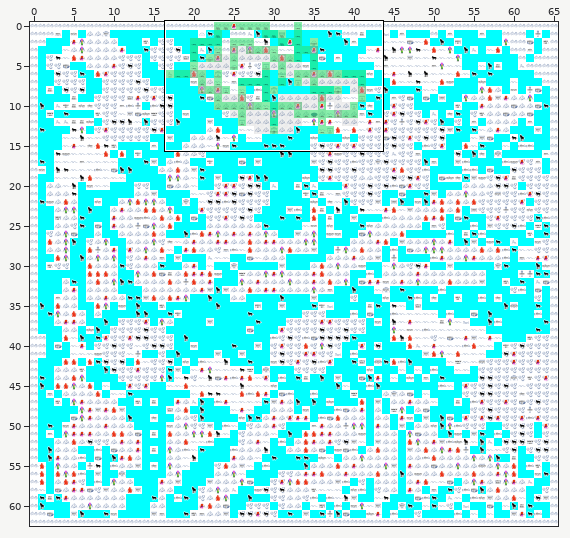
Two versions of a level (Tiled map, all/maps/lom_map_novel.tmx). The first picture is a wide view before the edit; the outline marks the close-up.
Close-up. Earlier state:
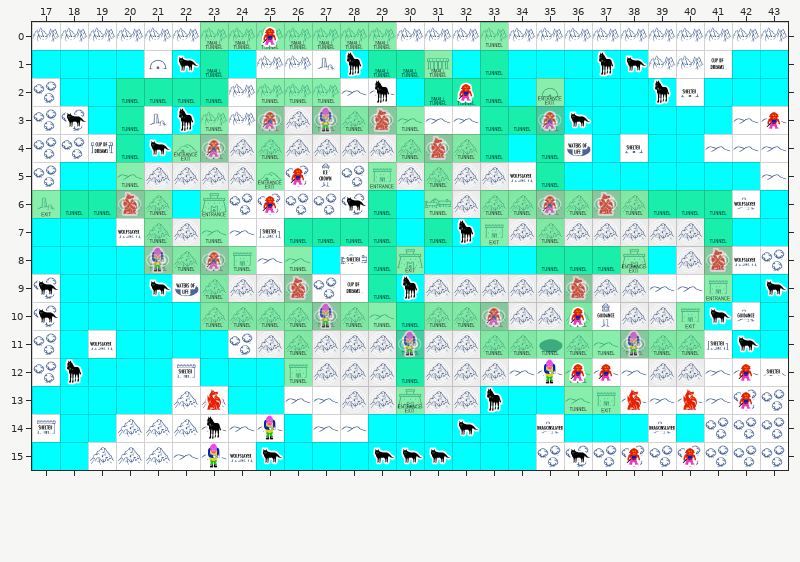
Cells are 64x64 px. Shown: x 17..43, y 0..15.
The same view after the edit:
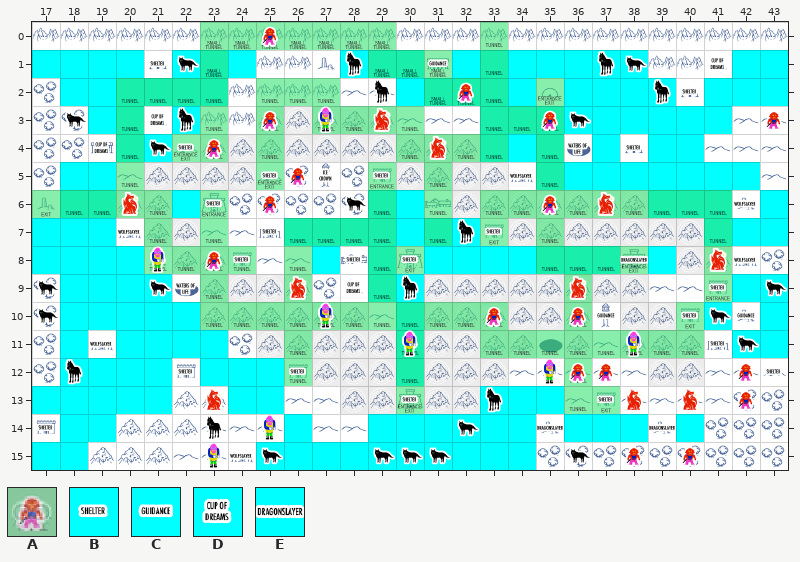
Key: from "flags": A 9; from "things": B 5, C 6, D 10, E 12.
_ is an empty cell.
See-through tiles are keyed as they look on the map.
The exact change:
Layer "Things":
y 1: x 21 _ -> B; x 31 _ -> C
y 3: x 21 _ -> D
y 4: x 22 _ -> B
y 5: x 25 _ -> B; x 29 _ -> B
y 6: x 23 _ -> B
y 7: x 33 _ -> B
y 8: x 24 _ -> B; x 30 _ -> B; x 38 _ -> E
y 9: x 41 _ -> B
y 10: x 40 _ -> B
y 12: x 26 _ -> B
y 13: x 30 _ -> B; x 37 _ -> B
Layer "Creature" (now hidden):
y 3: x 25 A -> _; x 27 A -> _; x 29 A -> _; x 35 A -> _
y 4: x 23 A -> _; x 31 A -> _
y 6: x 20 A -> _; x 35 A -> _; x 37 A -> _
y 8: x 21 A -> _; x 23 A -> _; x 41 A -> _
y 9: x 26 A -> _; x 36 A -> _
y 10: x 27 A -> _; x 33 A -> _
y 11: x 30 A -> _; x 38 A -> _
